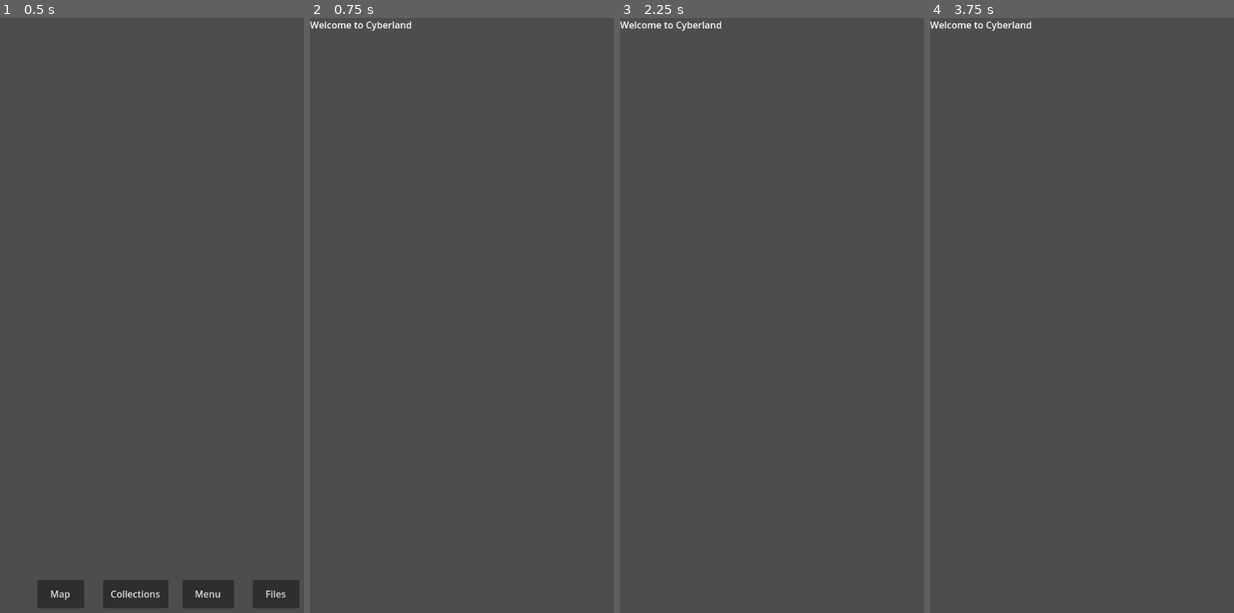
Above: before the commit, frames 1-4 (left to right).
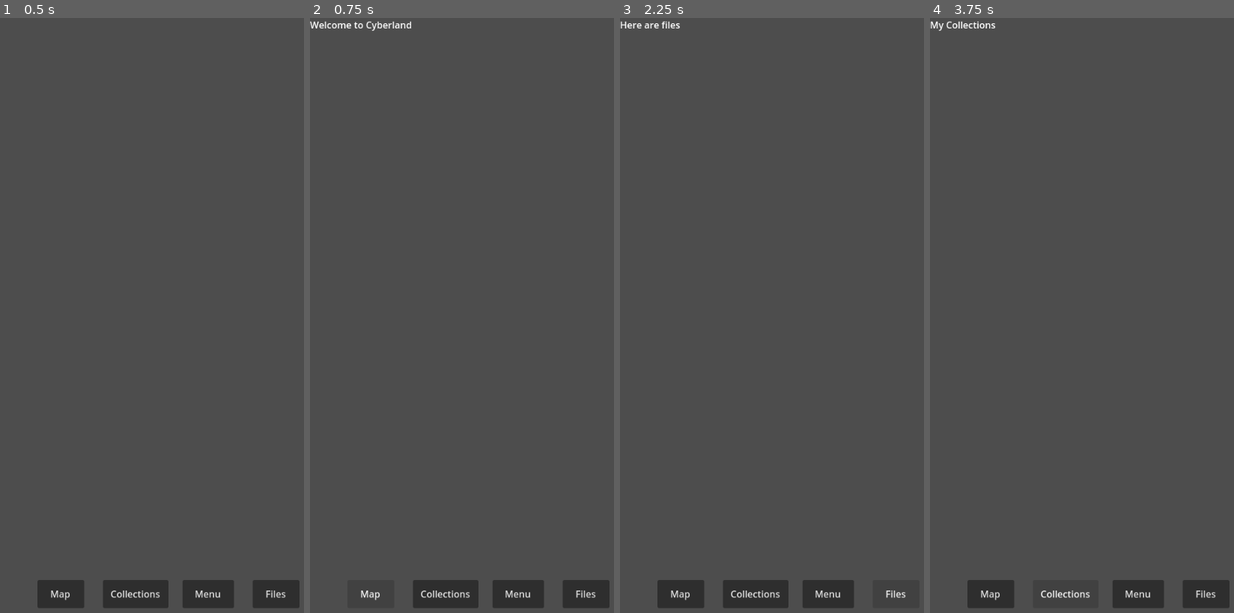
Above: after the commit, the same moments.

Repository: eyubious/cyberland-godot
Game: Godot game, scene res://login.tscn
Two runs of this game, one before a commit and one after it. Both use one fixed random seed, a clock stepped at 60 frames per second and the inputs below.
Inputs (mouse positions are in pixels of both pictures, inside the frame that each line leads up to):
- Up to frame 1 (0.5 s): no input
- Up to frame 2 (0.75 s): click "Map" at 0.5 s
- Up to frame 3 (2.25 s): click (680, 595) at 1.25 s, where only the run after the commit has a clickable "Map"; click (896, 595) at 2 s, where only the run after the commit has a clickable "Files"
- Up to frame 4 (3.75 s): click (990, 595) at 2.75 s, where only the run after the commit has a clickable "Map"; click (1066, 595) at 3.5 s, where only the run after the commit has a clickable "Collections"

Frame 1 is identical in both runs. In frame 2, 2.4% of the frame differs, in the area x 16-99%, y 94-100%; in frame 3, 2.7%, in the area x 0-94%, y 0-100%; in frame 4, 2.5%.

Commit message:
Added login menu as child to all pages for navigation

Diff:
--- a/collections.tscn
+++ b/collections.tscn
@@ -1,4 +1,6 @@
-[gd_scene format=3 uid="uid://clrnbtphdmuc7"]
+[gd_scene load_steps=2 format=3 uid="uid://clrnbtphdmuc7"]
+
+[ext_resource type="PackedScene" uid="uid://bmmt6man7fm48" path="res://login.tscn" id="1_leggr"]
 
 [node name="Collections" type="Node2D"]
 
@@ -6,3 +8,5 @@
 offset_right = 40.0
 offset_bottom = 23.0
 text = "My Collections"
+
+[node name="MainMenu" parent="." instance=ExtResource("1_leggr")]
--- a/cyberland_map.tscn
+++ b/cyberland_map.tscn
@@ -1,4 +1,6 @@
-[gd_scene format=3 uid="uid://fsrxgsofcoyv"]
+[gd_scene load_steps=2 format=3 uid="uid://fsrxgsofcoyv"]
+
+[ext_resource type="PackedScene" uid="uid://bmmt6man7fm48" path="res://login.tscn" id="1_0f83g"]
 
 [node name="CyberlandMap" type="Node2D"]
 
@@ -6,3 +8,5 @@
 offset_right = 40.0
 offset_bottom = 23.0
 text = "Welcome to Cyberland"
+
+[node name="MainMenu" parent="." instance=ExtResource("1_0f83g")]
--- a/files.tscn
+++ b/files.tscn
@@ -1,4 +1,6 @@
-[gd_scene format=3 uid="uid://d3q7xutq4tk1u"]
+[gd_scene load_steps=2 format=3 uid="uid://d3q7xutq4tk1u"]
+
+[ext_resource type="PackedScene" uid="uid://bmmt6man7fm48" path="res://login.tscn" id="1_3i7e0"]
 
 [node name="Files" type="Node2D"]
 
@@ -6,3 +8,5 @@
 offset_right = 40.0
 offset_bottom = 23.0
 text = "Here are files"
+
+[node name="MainMenu" parent="." instance=ExtResource("1_3i7e0")]
--- a/login.tscn
+++ b/login.tscn
@@ -4,7 +4,7 @@
 
 [sub_resource type="Theme" id="Theme_ac7ox"]
 
-[node name="Login" type="Node2D"]
+[node name="MainMenu" type="Node2D"]
 script = ExtResource("1_082vf")
 
 [node name="MapBtn" type="Button" parent="."]
